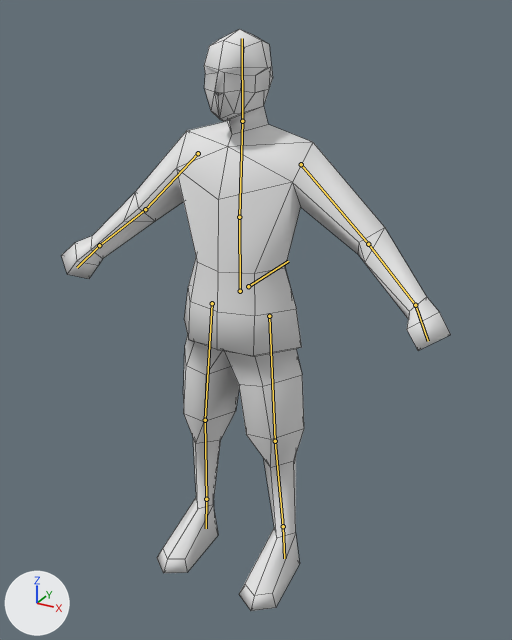
The Blender file animations/anim_move.blend: old version first, new version second.
The view is the same before and after, from a 50 mm lens placed at (1.027, -1.767, 1.795), pointed at (0.04, 0.027, 0.898). Lighting does not change. The marker at lower left points along +X, +Y and +Z. The bones that bend it are drawn over the model as lines. Mesh edges are drawn as thin lines.

Objects in the first picture: 'soldier_sr'.
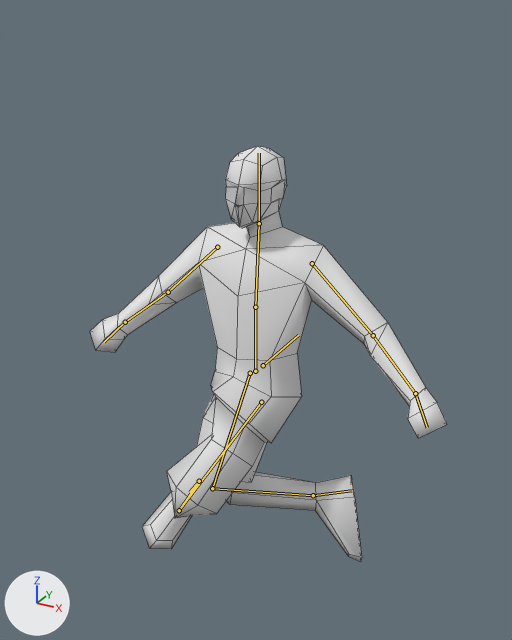
The newer file adds an action. The first version stands in its rest pose; the second is drawn at frame 6 of the action 'crouch_aim_left-loop'.

The edits, one by one:
Bone 'Root' (bone_root) moves from (0.0, 0.0, 0.0) to (0.0, 0.099, -0.323).
Bone 'HipL' (bone_hipl) moves from (0.0, 0.0, 0.0) to (0.079, 0.0, -0.037).
Bone 'HipL' (bone_hipl) turns from (0, 0, 0) to (-25, -29, -33) degrees about its own x, y and z.
Bone 'KneeL' (bone_kneel) turns from (0, 0, 0) to (0, 0, 97) degrees about its own x, y and z.
Bone 'FootL' (bone_footl) turns from (0, 0, 0) to (0, 0, -37) degrees about its own x, y and z.
Bone 'HipR' (bone_hipr) moves from (0.0, 0.0, 0.0) to (-0.079, -0.005, 0.036).
Bone 'HipR' (bone_hipr) turns from (0, 0, 0) to (-4, 64, -29) degrees about its own x, y and z.
Bone 'KneeR' (bone_kneer) turns from (0, 0, 0) to (0, 0, 98) degrees about its own x, y and z.
Bone 'FootR' (bone_footr) turns from (0, 0, 0) to (0, 0, 15) degrees about its own x, y and z.

Where the change shows, as pixel boxes (x1, y1, x2, y2) in the pictures (512 x 640 px):
'soldier_sr', posed (8% narrower, 28% shorter): before (61, 29, 451, 611); after (90, 146, 447, 562)
bone 'Root', root to tip: before (248, 286) to (288, 261); after (263, 365) to (298, 335)
bone 'HipL', root to tip: before (269, 316) to (275, 441); after (261, 402) to (179, 510)
bone 'KneeL', root to tip: before (275, 441) to (283, 526); after (179, 510) to (199, 481)
bone 'FootL', root to tip: before (283, 526) to (284, 558); after (199, 481) to (189, 492)
bone 'HipR', root to tip: before (212, 303) to (205, 420); after (250, 373) to (212, 488)
bone 'KneeR', root to tip: before (205, 420) to (206, 499); after (212, 488) to (313, 495)
bone 'FootR', root to tip: before (206, 499) to (206, 528); after (313, 495) to (352, 490)
